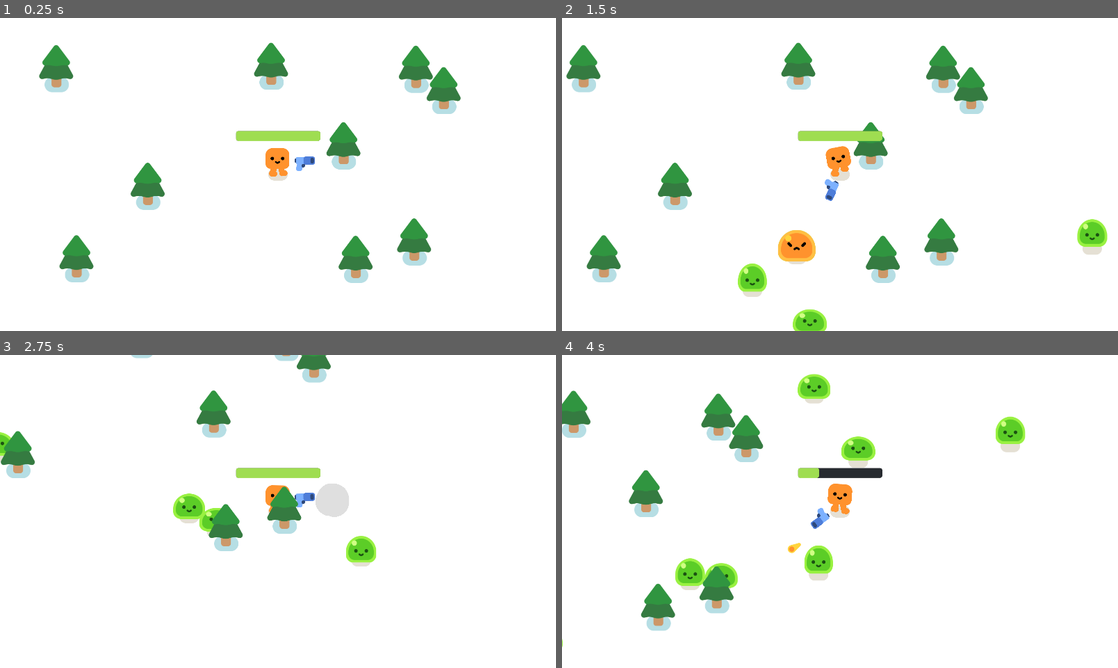
Above: before the commit, frames 1-4 (two rows, left to right).
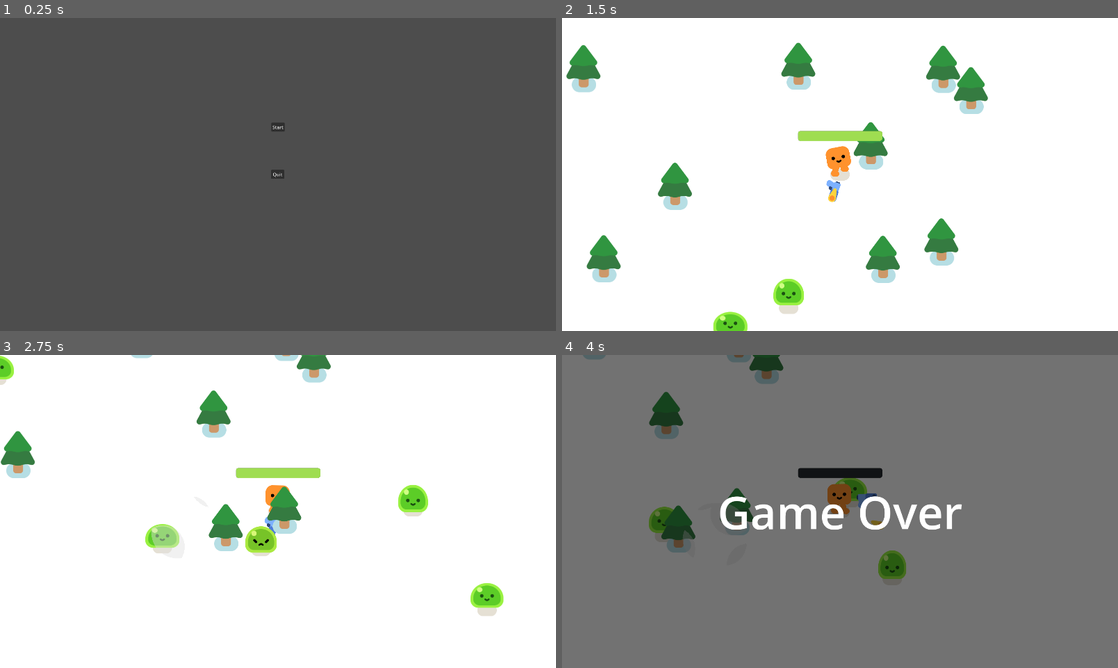
Above: after the commit, the same moments.

Repository: monkeytickler812/Final-Project
Game: Godot game, scene res://TitleScreen.tscn
Same seed, same stepped clock (60 frames per second), same inputs: the game is played once before the commit and once after it. Before the commit the project starts from res://survivors_game.tscn.
Inputs (mouse positions are in pixels of both pictures, inside the frame that each line leads up to):
- Up to frame 1 (0.25 s): no input
- Up to frame 2 (1.5 s): click (840, 127) at 0.5 s, where only the run after the commit has a clickable "Start"; hold D (move_right) from 1.28 s (still down)
- Up to frame 3 (2.75 s): release D (move_right) at 2.03 s; hold S (move_down) from 2.03 s (still down)
- Up to frame 4 (4 s): release S (move_down) at 2.78 s; hold D (move_right) 2.78-3.53 s; hold W (move_up) from 3.53 s (still down)

The runs differ from the first frame. In frame 1, 100% of the frame differs, in the area x 0-100%, y 0-100%; in frame 2, 2.8%; in frame 3, 3.8%; in frame 4, 99%.

Commit message:
added start and quit button

Diff:
--- /dev/null
+++ b/Vampire Survivors/TitleScreen.gd
@@ -0,0 +1,10 @@
+extends Control
+
+
+
+func _on_start_button_pressed():
+	get_tree().change_scene_to_file("res://survivors_game.tscn")
+
+
+func _on_quit_button_pressed():
+	get_tree().quit()
--- /dev/null
+++ b/Vampire Survivors/TitleScreen.tscn
@@ -0,0 +1,45 @@
+[gd_scene load_steps=2 format=3 uid="uid://dp307vw1grsrh"]
+
+[ext_resource type="Script" path="res://TitleScreen.gd" id="1_jiiv6"]
+
+[node name="TitleScreen" type="Control"]
+layout_mode = 3
+anchors_preset = 15
+anchor_right = 1.0
+anchor_bottom = 1.0
+grow_horizontal = 2
+grow_vertical = 2
+script = ExtResource("1_jiiv6")
+
+[node name="StartButton" type="Button" parent="."]
+layout_mode = 1
+anchors_preset = -1
+anchor_left = 0.5
+anchor_top = 0.347
+anchor_right = 0.5
+anchor_bottom = 0.347
+offset_left = -23.0
+offset_top = -13.76
+offset_right = 23.0
+offset_bottom = 17.24
+grow_horizontal = 2
+grow_vertical = 2
+text = "Start"
+
+[node name="QuitButton" type="Button" parent="."]
+layout_mode = 1
+anchors_preset = -1
+anchor_left = 0.5
+anchor_top = 0.5
+anchor_right = 0.5
+anchor_bottom = 0.5
+offset_left = -24.0
+offset_top = -16.0
+offset_right = 22.0
+offset_bottom = 15.0
+grow_horizontal = 2
+grow_vertical = 2
+text = "Quit"
+
+[connection signal="pressed" from="StartButton" to="." method="_on_start_button_pressed"]
+[connection signal="pressed" from="QuitButton" to="." method="_on_quit_button_pressed"]
--- a/Vampire Survivors/project.godot
+++ b/Vampire Survivors/project.godot
@@ -75,7 +75,7 @@
 [application]
 
 config/name="Your First 2D Game With Godot 4: START (GDQuest)"
-run/main_scene="res://survivors_game.tscn"
+run/main_scene="res://TitleScreen.tscn"
 config/features=PackedStringArray("4.2", "Forward Plus")
 config/icon="res://icon.png"
 
